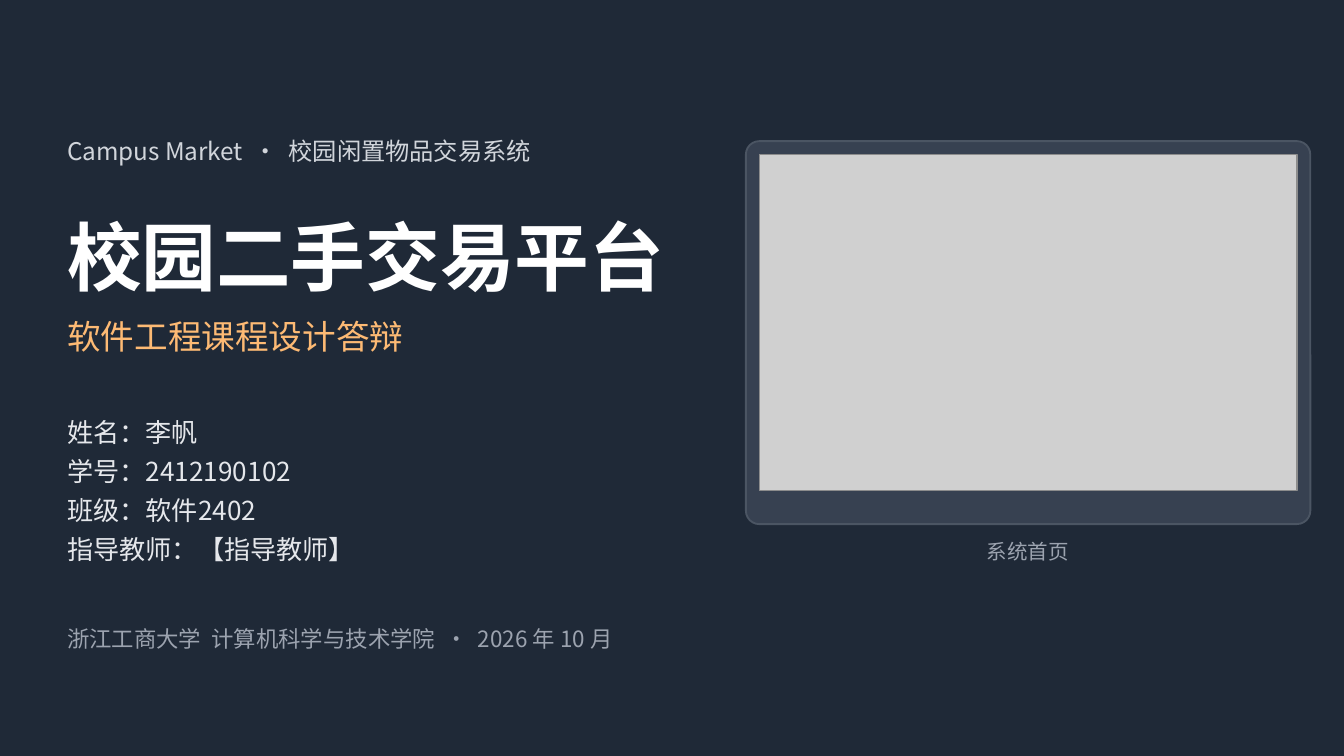
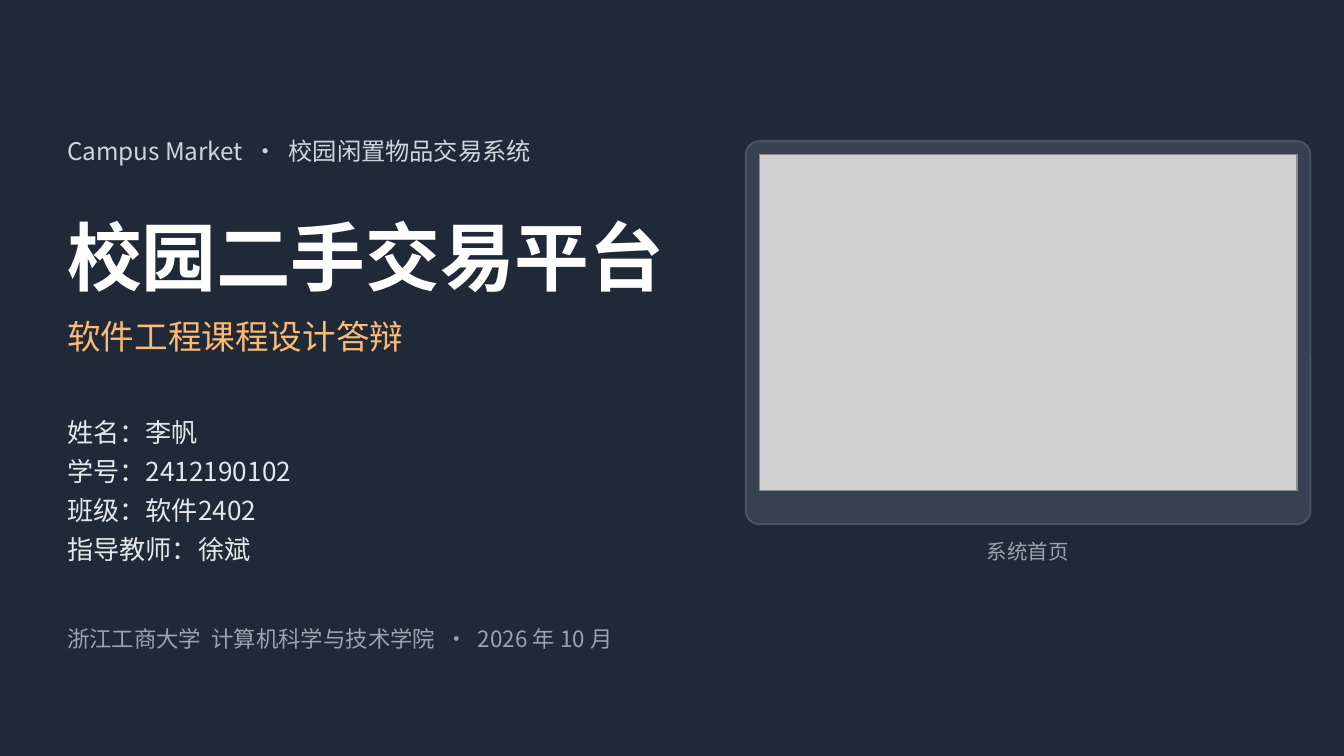
Before and after one commit to lifan-777/chat666, a slide deck: slide 1 of docs/06-答辩演示.pptx. Drawn at 1344x756 pixels with LibreOffice and Linux fonts; fonts in the diff are those of the drawing; grey boxes stand for pictures. Boxes give left, top, right and bottom in pixels: in the first picture for what was removed or moved away, otherwise in the second. Text is boxed around its words. In the diff, an @@ line names an element or a change of style, - is before the commit and + after.

```diff
--- a/docs/06-答辩演示.pptx
+++ b/docs/06-答辩演示.pptx
@@ text at <box>67,537,250,561</box>: text changed @@
-指导教师：【指导教师】
+指导教师：徐斌
```
Also in this commit, not shown: 6 other files.
